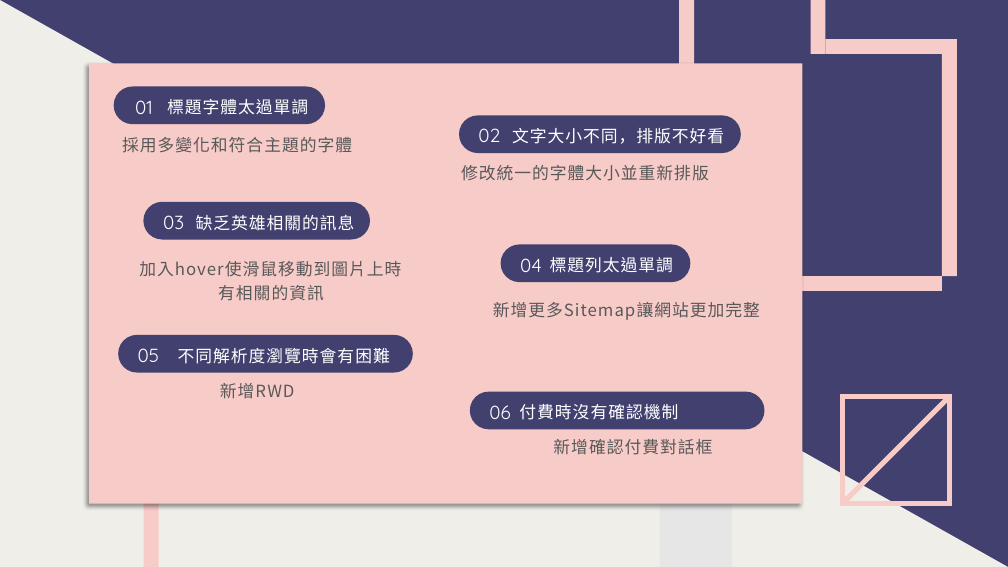
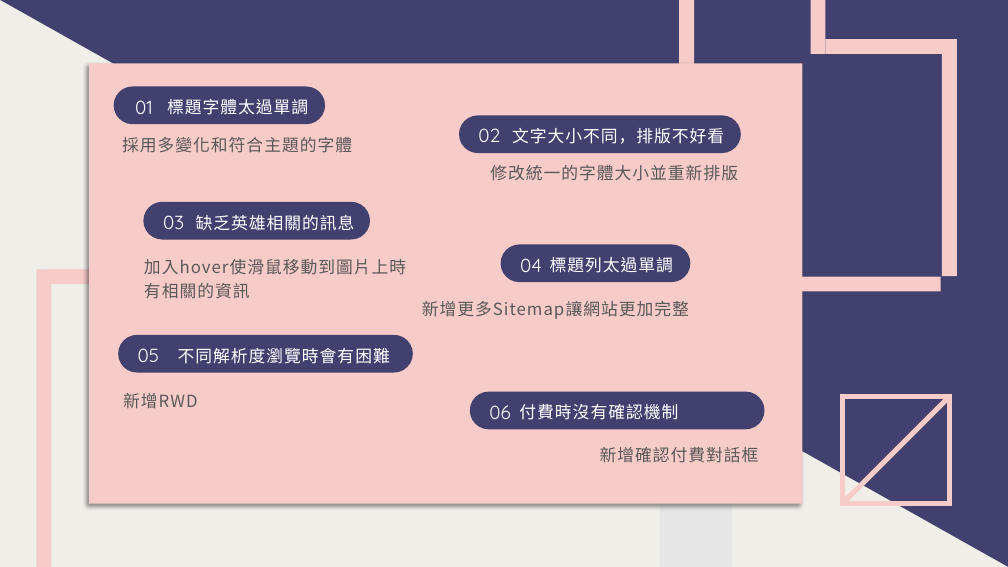
Before and after one commit to leonasdev/WebMidProject, a slide deck: slide 18 of 期末報告企畫書.pptx. Drawn at 1008x567 pixels with LibreOffice and Linux fonts; fonts in the diff are those of the drawing. Boxes give left, top, right and bottom in pixels: in the first picture for what was removed or moved away, otherwise in the second. Text is boxed around its words. In the diff, an @@ line names an element or a change of style, - is before the commit and + after.

Commit message:
PPT修改細節

```diff
--- a/期末報告企畫書.pptx
+++ b/期末報告企畫書.pptx
@@ text "修改統一的字體大小並重新排版": place and size @@
-text "修改統一的字體大小並重新排版" at box(461, 165, 709, 181)
+text "修改統一的字體大小並重新排版" at box(490, 165, 738, 181)
@@ text "修改統一的字體大小並重新排版" at box(490, 165, 738, 181): alignment centre to right @@
@@ rectangle: place and size @@
-rectangle at box(144, 273, 159, 567)
+rectangle at box(36, 269, 51, 567)
@@ text "加入hover使滑鼠移動到圖片上時有相關的資訊" at box(144, 259, 406, 275): alignment centre to left @@
@@ freeform shape: place and size @@
-freeform shape at box(751, 276, 943, 292)
+freeform shape at box(47, 270, 238, 285)
@@ text "新增更多Sitemap讓網站更加完整": place and size @@
-text "新增更多Sitemap讓網站更加完整" at box(493, 302, 760, 320)
+text "新增更多Sitemap讓網站更加完整" at box(422, 301, 689, 319)
@@ freeform shape added at box(750, 276, 941, 292), fill #F6CBC8 @@
@@ text "新增RWD": place and size @@
-text "新增RWD" at box(220, 383, 295, 399)
+text "新增RWD" at box(123, 393, 198, 409)
@@ text "新增確認付費對話框": place and size @@
-text "新增確認付費對話框" at box(553, 439, 712, 455)
+text "新增確認付費對話框" at box(600, 447, 759, 463)
```
Also in this commit, not shown: 9 other slides changed.
